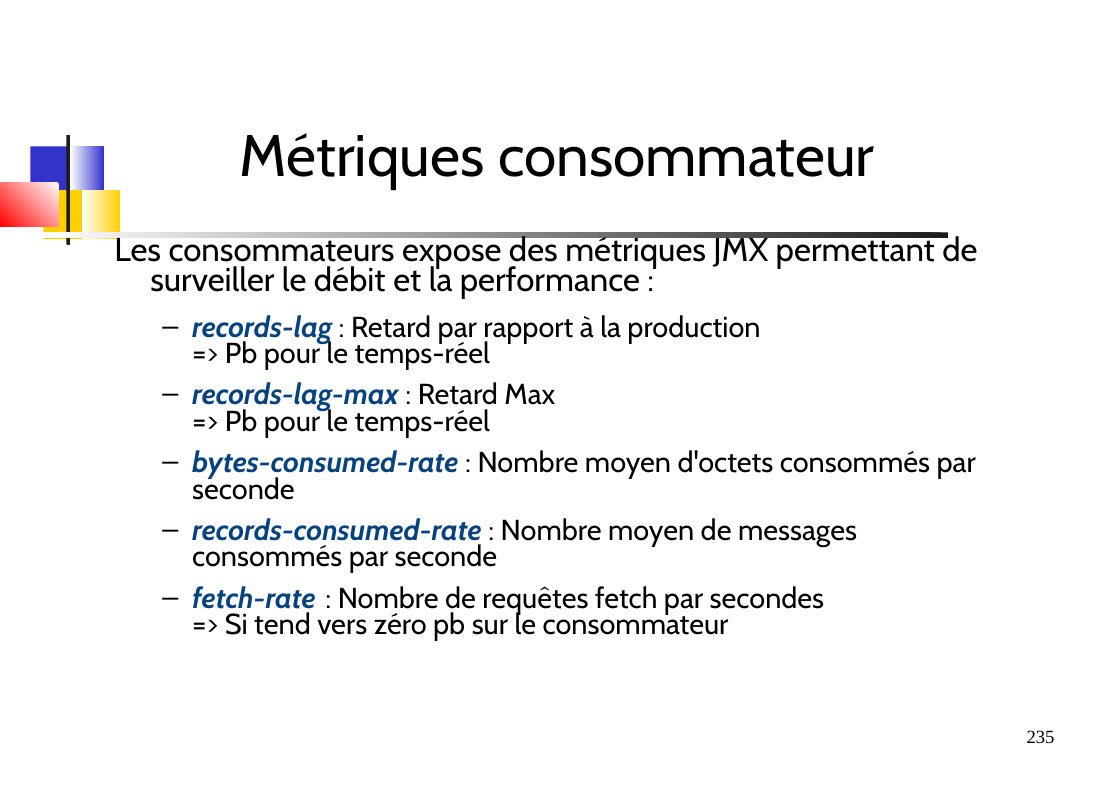
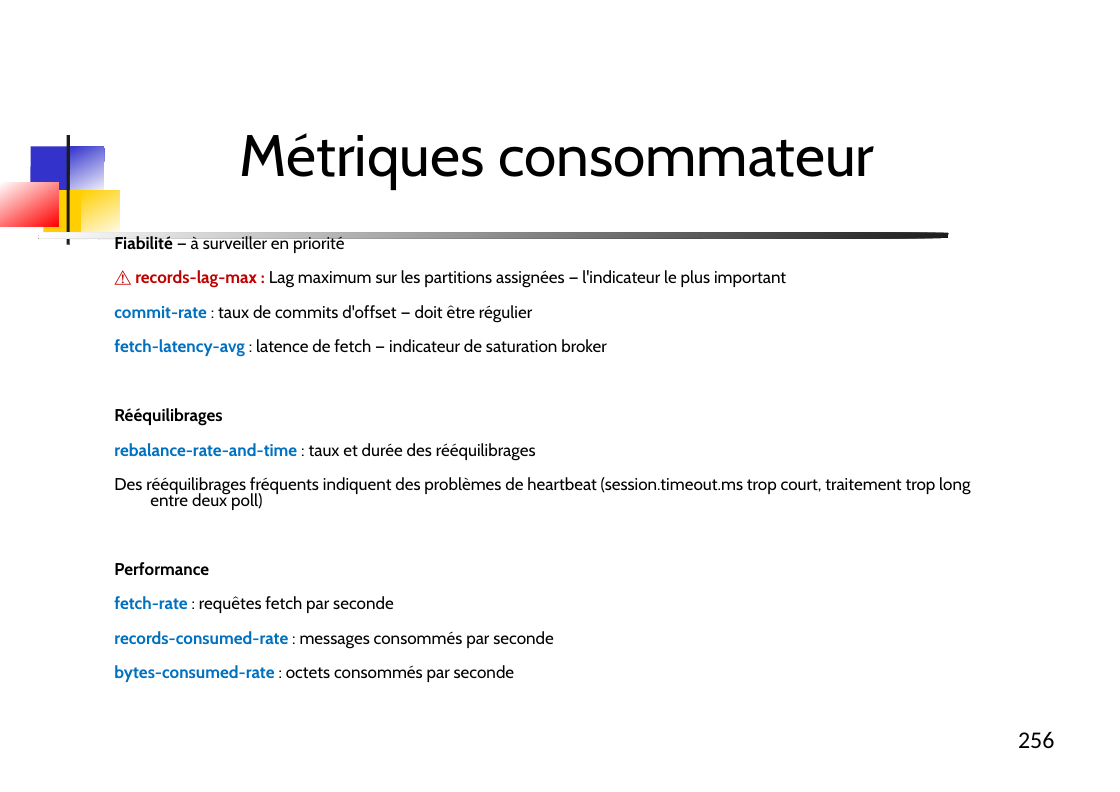
Before and after one commit to dthibau/kafka, a slide deck: slide 256 of KafkaAdmin.odp (slide 235 before the commit). Drawn at 1120x792 pixels with LibreOffice and Linux fonts; fonts in the diff are those of the drawing. Boxes give left, top, right and bottom in pixels: in the first picture for what was removed or moved away, otherwise in the second. Text is boxed around its words. In the diff, an @@ line names an element or a change of style, - is before the commit and + after.

```diff
--- a/KafkaAdmin.odp
+++ b/KafkaAdmin.odp
@@ rounded rectangle removed at (x1=0, y1=182, x2=58, y2=226) @@
@@ freeform shape added at (x1=0, y1=182, x2=58, y2=226), fill gradient #FFFFFF to #FF0000 @@
@@ outline redrawn in 5 elements at (x1=31, y1=147, x2=76, y2=195), (x1=43, y1=190, x2=87, y2=239), (x1=66, y1=135, x2=69, y2=245), (x1=70, y1=147, x2=104, y2=195), (x1=81, y1=190, x2=120, y2=239) @@
@@ rounded rectangle removed at (x1=39, y1=233, x2=949, y2=239) @@
@@ freeform shape added at (x1=39, y1=233, x2=949, y2=239), fill gradient #1C1C1C to #FFFFFF @@
@@ text at (x1=114, y1=235, x2=970, y2=682): text changed; size 21.7 to 12.8 pt @@
-Les consommateurs expose des métriques JMX permettant de surveiller le débit et la performance :
-  – records-lag : Retard par rapport à la production
-    => Pb pour le temps-réel
-  – records-lag-max : Retard Max
-    => Pb pour le temps-réel
-  – bytes-consumed-rate : Nombre moyen d'octets consommés par seconde
-  – records-consumed-rate : Nombre moyen de messages consommés par seconde
-  – fetch-rate : Nombre de requêtes fetch par secondes
-    => Si tend vers zéro pb sur le consommateur
+Fiabilité — à surveiller en priorité
+⚠ records-lag-max : Lag maximum sur les partitions assignées — l'indicateur le plus important
+commit-rate : taux de commits d'offset — doit être régulier
+fetch-latency-avg : latence de fetch — indicateur de saturation broker
+Rééquilibrages
+rebalance-rate-and-time : taux et durée des rééquilibrages
+Des rééquilibrages fréquents indiquent des problèmes de heartbeat (session.timeout.ms trop court, traitement trop long entre deux poll)
+Performance
+fetch-rate : requêtes fetch par seconde
+records-consumed-rate : messages consommés par seconde
+bytes-consumed-rate : octets consommés par seconde
@@ page number resized from (x1=1027, y1=730, x2=1055, y2=743) to (x1=803, y1=721, x2=1064, y2=776) @@
@@ page number at (x1=1018, y1=731, x2=1054, y2=748): text changed; size 14 to 18 pt; font Times New Roman to Calibri @@
-235
+256
```
Also in this commit, not shown: 55 other slides changed, 98 slides added, 73 slides removed, 23 other files.
